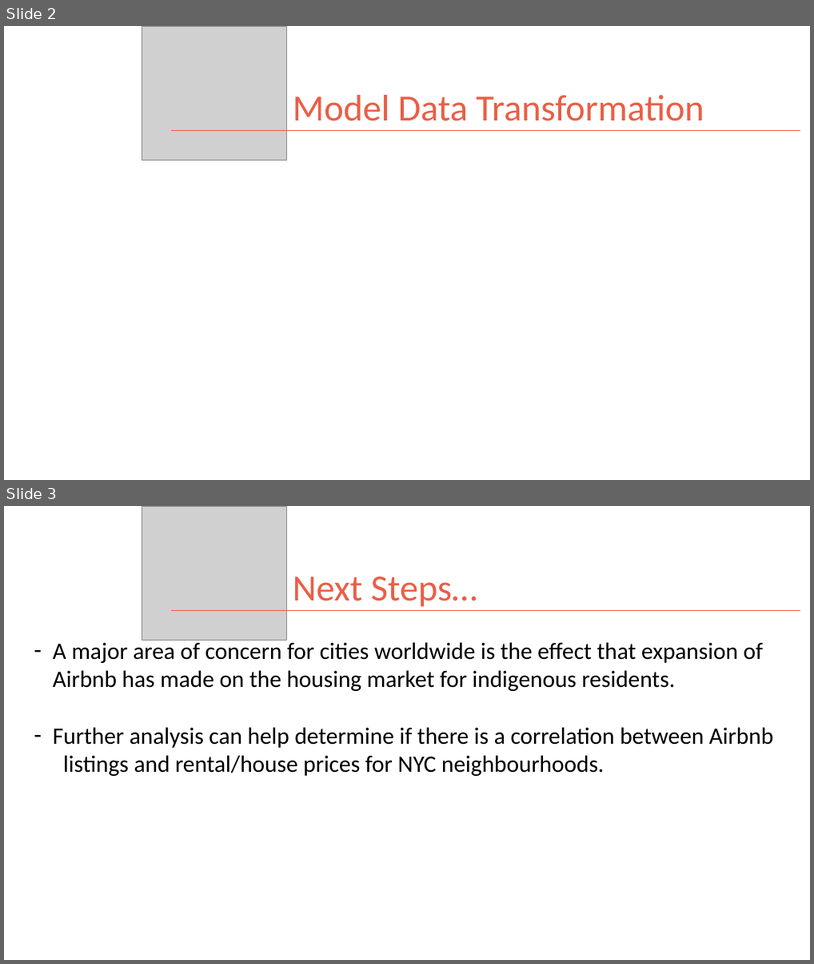
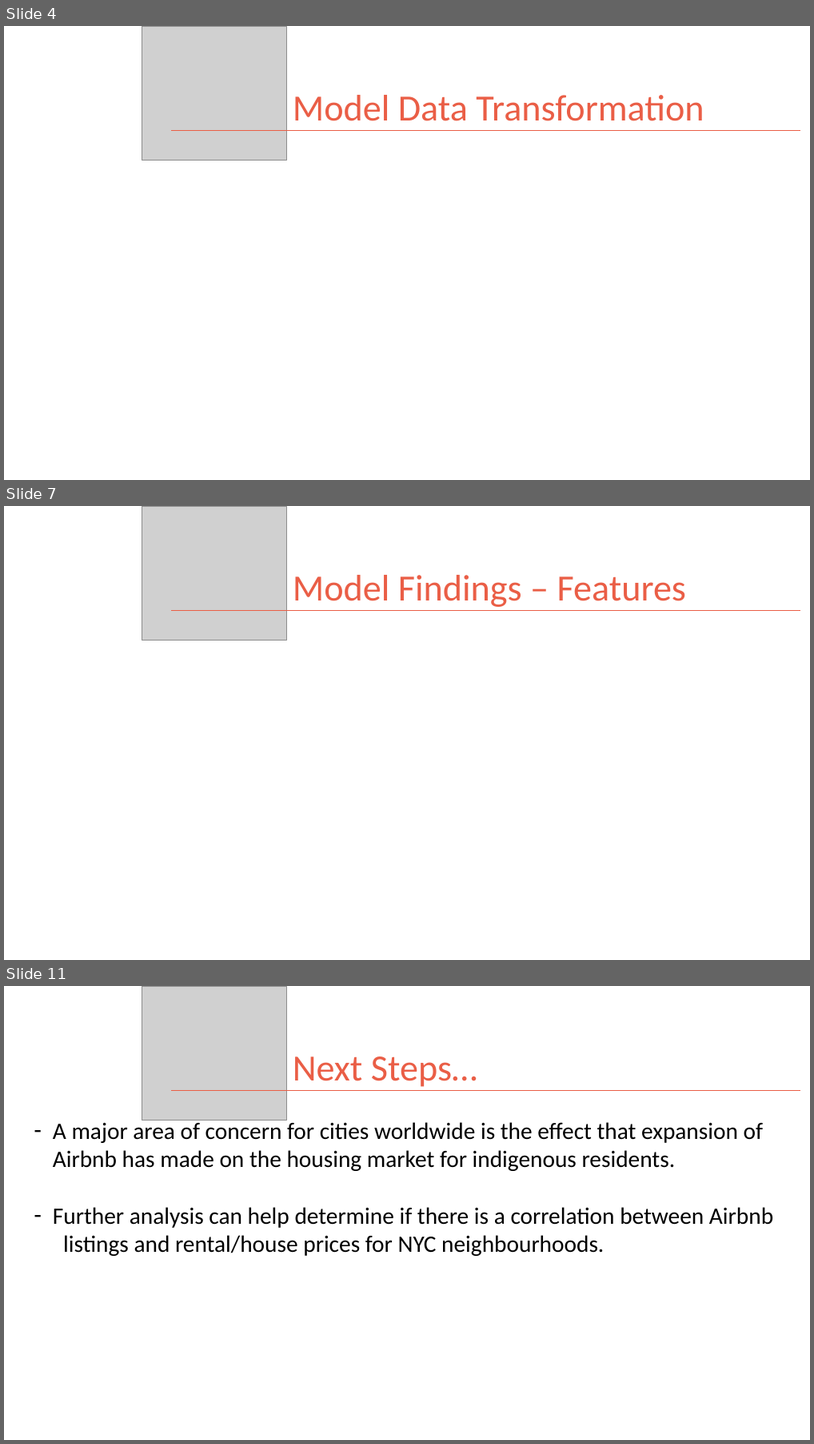
Before and after one commit to kman4/AirbnbPredictions, a slide deck: Airbnb Price Predictions (Model).pptx. Shown one above the other, each under a label of ours: slides 2 and 3 before the commit, slides 4, 7 and 11 after it; the slides between them are not shown. The pictures are 814x964 and 814x1444 pixels, drawn with LibreOffice and Linux fonts; fonts in the diff are those of the drawing; grey boxes stand for pictures. Boxes give left, top, right and bottom in pixels: in the first picture for what was removed or moved away, otherwise in the second. Text is boxed around its words. In the diff, an @@ line names an element or a change of style, - is before the commit and + after.

Commit message:
added model data transformation to powerpoint

```diff
--- a/Airbnb Price Predictions (Model).pptx
+++ b/Airbnb Price Predictions (Model).pptx
@@ slide 7 added at (4, 506, 810, 960), background #FFFFFF @@
@@ picture added at (142, 506, 286, 640) @@
@@ title added at (293, 575, 686, 607), 44 pt, text #EA5E46 @@
+Model Findings – Features
@@ line added from (171, 610) to (801, 610), #EA5E46 1 pt @@
@@ what was slide 2 is now slide 4 @@
@@ what was slide 3 is now slide 11 @@
```
Also in this commit, not shown: 1 slide changed, 7 other slides added.
